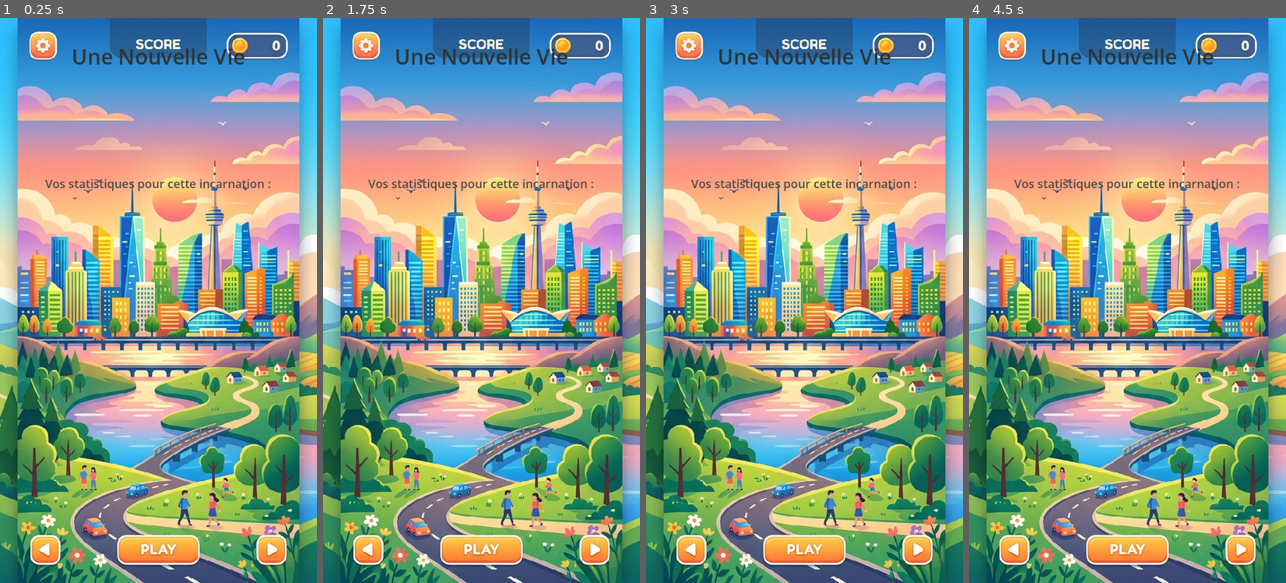
Above: before the commit, frames 1-4 (left to right).
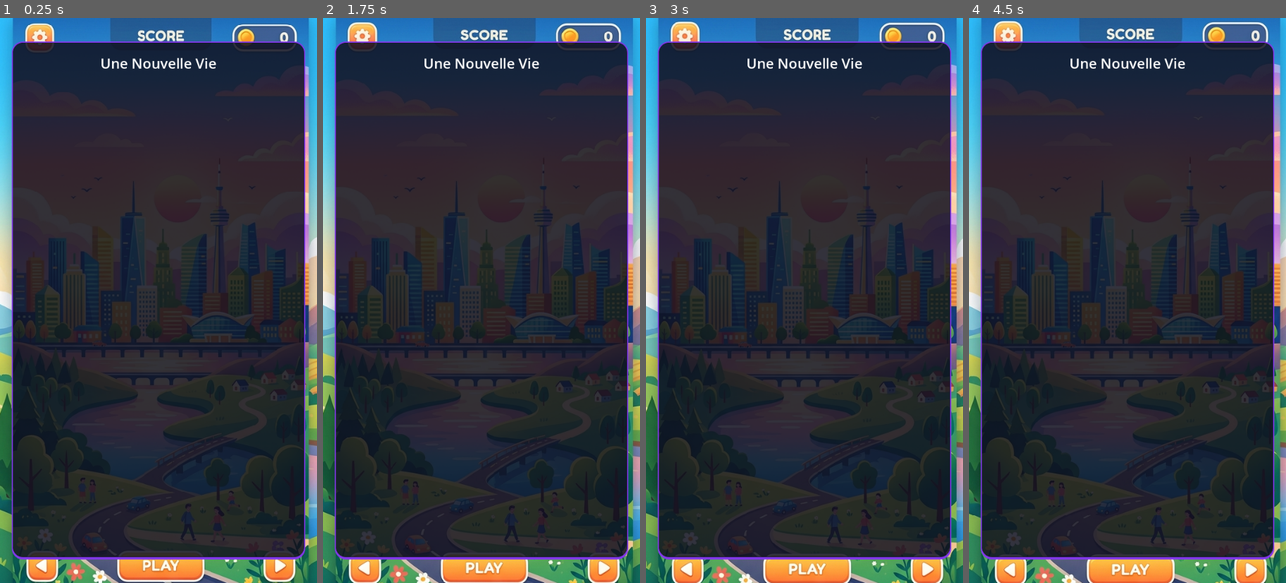
Above: after the commit, the same moments.

Repository: cedpru/idle-after-death-clicker
Game: Godot game, scene res://scenes/LifeScene.tscn
Two runs of this game, one before a commit and one after it. Both use one fixed random seed, a clock stepped at 60 frames per second and the inputs below. This scene is started directly instead of the project's main scene.
Inputs:
- Up to frame 1 (0.25 s): no input
- Up to frame 2 (1.75 s): no input
- Up to frame 3 (3 s): no input
- Up to frame 4 (4.5 s): no input

The runs differ from the first frame. In frame 1, 93% of the frame differs, in the area x 0-100%, y 0-100%; in frame 2, 94%; in frame 3, 94%; in frame 4, 94%.

Commit message:
fix: resolve Rebirth screen readability, add dynamic backgrounds by dominant stat, specialized lifetimes, and breathing zoom animations

Diff:
--- a/scripts/Global.gd
+++ b/scripts/Global.gd
@@ -158,13 +158,21 @@
 	if purchased_upgrades.has("luck_boost"):
 		luck_bonus = purchased_upgrades["luck_boost"] * 20.0
 
+	# Select a dominant stat category to specialize the character
+	var stats = ["richesse", "intelligence", "chance", "geographie", "beaute"]
+	var dominant = stats[randi() % stats.size()]
+
 	var life = {
-		"richesse": randf_range(0, 100) + base_bonus,
-		"intelligence": randf_range(0, 100) + base_bonus,
-		"chance": randf_range(0, 100) + base_bonus + luck_bonus,
-		"geographie": randf_range(0, 100) + base_bonus,
-		"beaute": randf_range(0, 100) + base_bonus
+		"richesse": randf_range(5.0, 45.0) + base_bonus,
+		"intelligence": randf_range(5.0, 45.0) + base_bonus,
+		"chance": randf_range(5.0, 45.0) + base_bonus + luck_bonus,
+		"geographie": randf_range(5.0, 45.0) + base_bonus,
+		"beaute": randf_range(5.0, 45.0) + base_bonus
 	}
+
+	# Give the dominant stat a powerful specialized boost
+	life[dominant] += randf_range(45.0, 75.0)
+
 	lives.append(life)
 	return life
 
--- a/scripts/LifeScene.gd
+++ b/scripts/LifeScene.gd
@@ -1,14 +1,76 @@
 extends Control
 
+@onready var background = $Background
 @onready var stats_container = $MarginContainer/VBoxContainer/StatsContainer
 @onready var end_life_button = $MarginContainer/VBoxContainer/EndLifeButton
 @onready var avatar_label = $MarginContainer/VBoxContainer/AvatarLabel
+@onready var title_label = $MarginContainer/VBoxContainer/TitleLabel
+@onready var desc_label = $MarginContainer/VBoxContainer/DescLabel
 
 func _ready():
 	end_life_button.pressed.connect(_on_end_life_pressed)
 	end_life_button.modulate.a = 0
 	avatar_label.modulate.a = 0
-
+	desc_label.modulate.a = 0
+
+	# Configure Background Anchor/Pivot
+	background.pivot_offset = Vector2(189, 336)
+
+	# Create Glassmorphic card styling dynamically to ensure 100% contrast and readability
+	var card_panel = PanelContainer.new()
+	var style = StyleBoxFlat.new()
+	style.bg_color = Color(0.06, 0.06, 0.12, 0.85) # High opacity transluscent dark purple card
+	style.border_width_left = 2
+	style.border_width_right = 2
+	style.border_width_top = 2
+	style.border_width_bottom = 4
+	style.border_color = Color("#8338ec") # Vibrant neon purple border
+	style.corner_radius_top_left = 18
+	style.corner_radius_top_right = 18
+	style.corner_radius_bottom_left = 18
+	style.corner_radius_bottom_right = 18
+	style.content_margin_left = 15
+	style.content_margin_right = 15
+	style.content_margin_top = 20
+	style.content_margin_bottom = 20
+	card_panel.add_theme_stylebox_override("panel", style)
+
+	# Reparent VBoxContainer inside the gorgeous new Glassmorphic Panel
+	var vbox = $MarginContainer/VBoxContainer
+	$MarginContainer.remove_child(vbox)
+	$MarginContainer.add_child(card_panel)
+	card_panel.add_child(vbox)
+
+	# Style Labels for ultimate legibility
+	title_label.add_theme_color_override("font_color", Color.WHITE)
+	title_label.add_theme_font_size_override("font_size", 24)
+	title_label.horizontal_alignment = HORIZONTAL_ALIGNMENT_CENTER
+
+	desc_label.add_theme_color_override("font_color", Color("#cbd5e1")) # Silver gray
+	desc_label.add_theme_font_size_override("font_size", 13)
+	desc_label.horizontal_alignment = HORIZONTAL_ALIGNMENT_CENTER
+
+	# Style Return/Rebirth Button
+	var btn_style = StyleBoxFlat.new()
+	btn_style.bg_color = Color("#ef233c") # High-energy glowing crimson
+	btn_style.corner_radius_top_left = 12
+	btn_style.corner_radius_top_right = 12
+	btn_style.corner_radius_bottom_left = 12
+	btn_style.corner_radius_bottom_right = 12
+	end_life_button.add_theme_stylebox_override("normal", btn_style)
+
+	var btn_style_hover = btn_style.duplicate()
+	btn_style_hover.bg_color = Color("#d90429")
+	end_life_button.add_theme_stylebox_override("hover", btn_style_hover)
+
+	var btn_style_pressed = btn_style.duplicate()
+	btn_style_pressed.bg_color = Color("#b3001e")
+	end_life_button.add_theme_stylebox_override("pressed", btn_style_pressed)
+
+	end_life_button.add_theme_color_override("font_color", Color.WHITE)
+	end_life_button.add_theme_font_size_override("font_size", 16)
+
+	# DYNAMIC PROCEDURAL LIFETIME SELECTION & BACKGROUND MATCHING
 	if Global.lives.size() > 0:
 		var current_life = Global.lives[-1]
 
@@ -19,9 +81,7 @@
 				max_val = current_life[stat]
 				best_stat = stat
 
-		var desc_label = $MarginContainer/VBoxContainer/DescLabel
-		desc_label.modulate.a = 0
-
+		# Set avatar visual dynamically based on stats
 		if max_val < 30:
 			avatar_label.text = "🧑‍🌾"
 			desc_label.text = _get_random_phrase("pauvre")
@@ -42,22 +102,43 @@
 				avatar_label.text = "🧝"
 				desc_label.text = _get_random_phrase("beaute")
 
+		# DYNAMIC THEMED BACKGROUND ASSIGNMENT
+		var bg_path = "res://assets/life_background.jpg" # Default sunset city
+		if max_val >= 30:
+			if best_stat == "richesse":
+				bg_path = "res://assets/life_background_rich.jpg"
+			elif best_stat == "intelligence":
+				bg_path = "res://assets/life_background_smart.jpg"
+			elif best_stat == "beaute":
+				bg_path = "res://assets/life_background_beauty.jpg"
+
+		if FileAccess.file_exists(bg_path):
+			background.texture = load(bg_path)
+
 		# Animate avatar and desc
-		avatar_label.scale = Vector2(0.5, 0.5)
+		avatar_label.scale = Vector2(0.3, 0.3)
 		avatar_label.pivot_offset = Vector2(avatar_label.size.x / 2.0, avatar_label.size.y / 2.0)
+
 		var t_avatar = get_tree().create_tween().set_parallel(true)
-		t_avatar.tween_property(avatar_label, "modulate:a", 1.0, 0.5)
-		t_avatar.tween_property(avatar_label, "scale", Vector2(1, 1), 0.5).set_trans(Tween.TRANS_BOUNCE)
-		t_avatar.tween_property(desc_label, "modulate:a", 1.0, 0.5).set_delay(0.2)
-
-		display_stat("Richesse", current_life["richesse"], 0.4)
-		display_stat("Intelligence", current_life["intelligence"], 0.7)
-		display_stat("Chance", current_life["chance"], 1.0)
-		display_stat("Géographie", current_life["geographie"], 1.3)
-		display_stat("Beauté", current_life["beaute"], 1.6)
-
+		t_avatar.tween_property(avatar_label, "modulate:a", 1.0, 0.4)
+		t_avatar.tween_property(avatar_label, "scale", Vector2(1, 1), 0.4).set_trans(Tween.TRANS_BACK).set_ease(Tween.EASE_OUT)
+		t_avatar.tween_property(desc_label, "modulate:a", 1.0, 0.4).set_delay(0.1)
+
+		# Snappy stats list reveals to avoid user waiting
+		display_stat("💰 Richesse", current_life["richesse"], 0.1)
+		display_stat("🧠 Intelligence", current_life["intelligence"], 0.2)
+		display_stat("🍀 Chance", current_life["chance"], 0.3)
+		display_stat("🗺️ Géographie", current_life["geographie"], 0.4)
+		display_stat("✨ Beauté", current_life["beaute"], 0.5)
+
+		# Reveal action button quickly
 		var tween = get_tree().create_tween()
-		tween.tween_property(end_life_button, "modulate:a", 1.0, 0.8).set_delay(2.2)
+		tween.tween_property(end_life_button, "modulate:a", 1.0, 0.4).set_delay(0.6)
+
+func _process(_delta: float):
+	# Gentle slow breathing animation to make the background feel alive and cosmic
+	var time = Time.get_ticks_msec() / 1000.0
+	background.scale = Vector2(1.03 + sin(time * 0.2) * 0.03, 1.03 + sin(time * 0.2) * 0.03)
 
 func _get_random_phrase(category: String) -> String:
 	var phrases = {
@@ -100,9 +181,9 @@
 
 func display_stat(stat_name: String, value: float, delay: float):
 	var label = Label.new()
-	label.add_theme_color_override("font_color", Color(0.1, 0.1, 0.1))
-	label.add_theme_font_size_override("font_size", 24)
-	label.text = stat_name + " : " + str(floor(value))
+	label.add_theme_color_override("font_color", Color("#f8f9fa")) # Bright readable off-white
+	label.add_theme_font_size_override("font_size", 16)
+	label.text = stat_name + " : " + str(floor(value)) + " %"
 	label.horizontal_alignment = HORIZONTAL_ALIGNMENT_CENTER
 
 	# Prepare for animation
@@ -112,12 +193,12 @@
 	# Add slight vertical offset after it's in the tree to slide it
 	await get_tree().process_frame
 	var original_y = label.position.y
-	label.position.y += 20
+	label.position.y += 12
 
 	var tween = get_tree().create_tween().set_parallel(true)
-	tween.tween_property(label, "modulate:a", 1.0, 0.5).set_delay(delay).set_trans(Tween.TRANS_QUAD).set_ease(Tween.EASE_OUT)
-	tween.tween_property(label, "position:y", original_y, 0.5).set_delay(delay).set_trans(Tween.TRANS_BACK).set_ease(Tween.EASE_OUT)
+	tween.tween_property(label, "modulate:a", 1.0, 0.3).set_delay(delay).set_trans(Tween.TRANS_QUAD).set_ease(Tween.EASE_OUT)
+	tween.tween_property(label, "position:y", original_y, 0.3).set_delay(delay).set_trans(Tween.TRANS_BACK).set_ease(Tween.EASE_OUT)
 
 func _on_end_life_pressed():
-	# Transition back to DeathScene
+	Global.play_sfx("buy")
 	get_tree().change_scene_to_file("res://scenes/DeathScene.tscn")
Binary file added: assets/life_background_beauty.jpg
Not shown, added: assets/life_background_beauty.jpg.import
Binary file added: assets/life_background_rich.jpg
Not shown, added: assets/life_background_rich.jpg.import
Binary file added: assets/life_background_smart.jpg
Not shown, added: assets/life_background_smart.jpg.import
